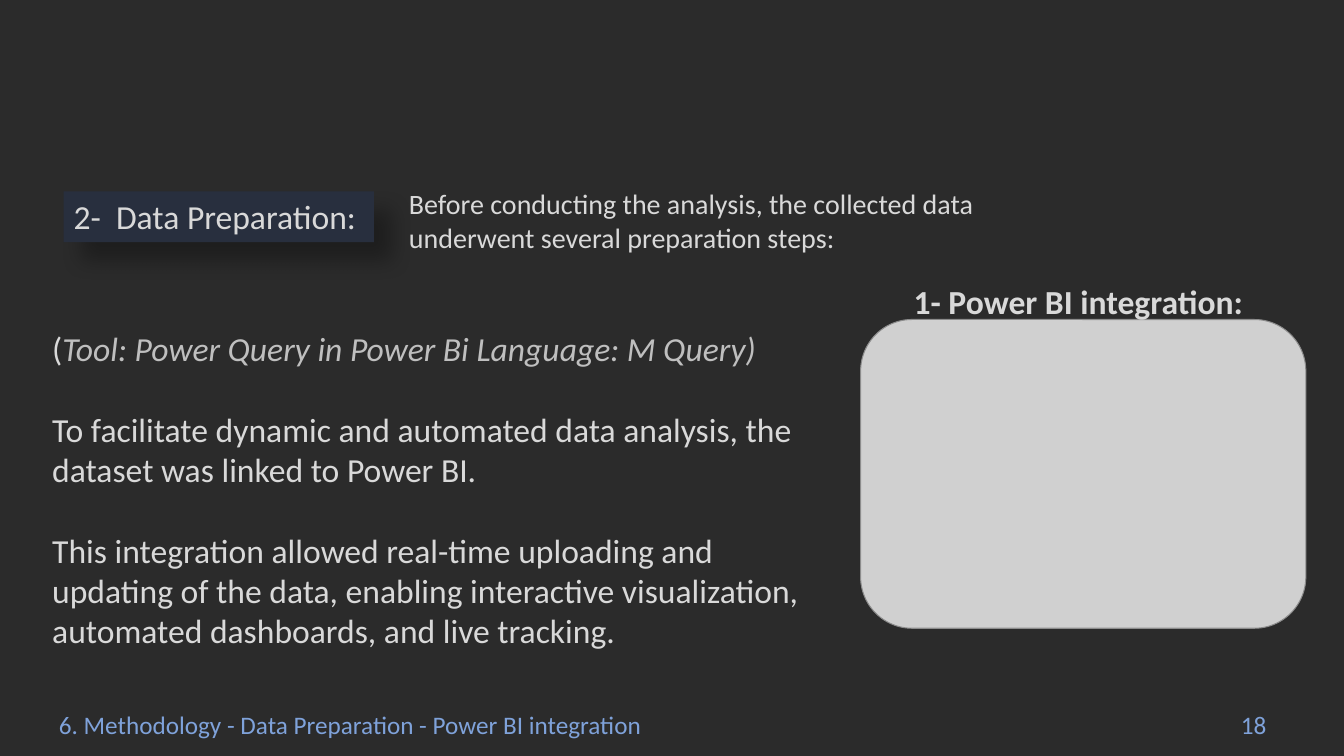
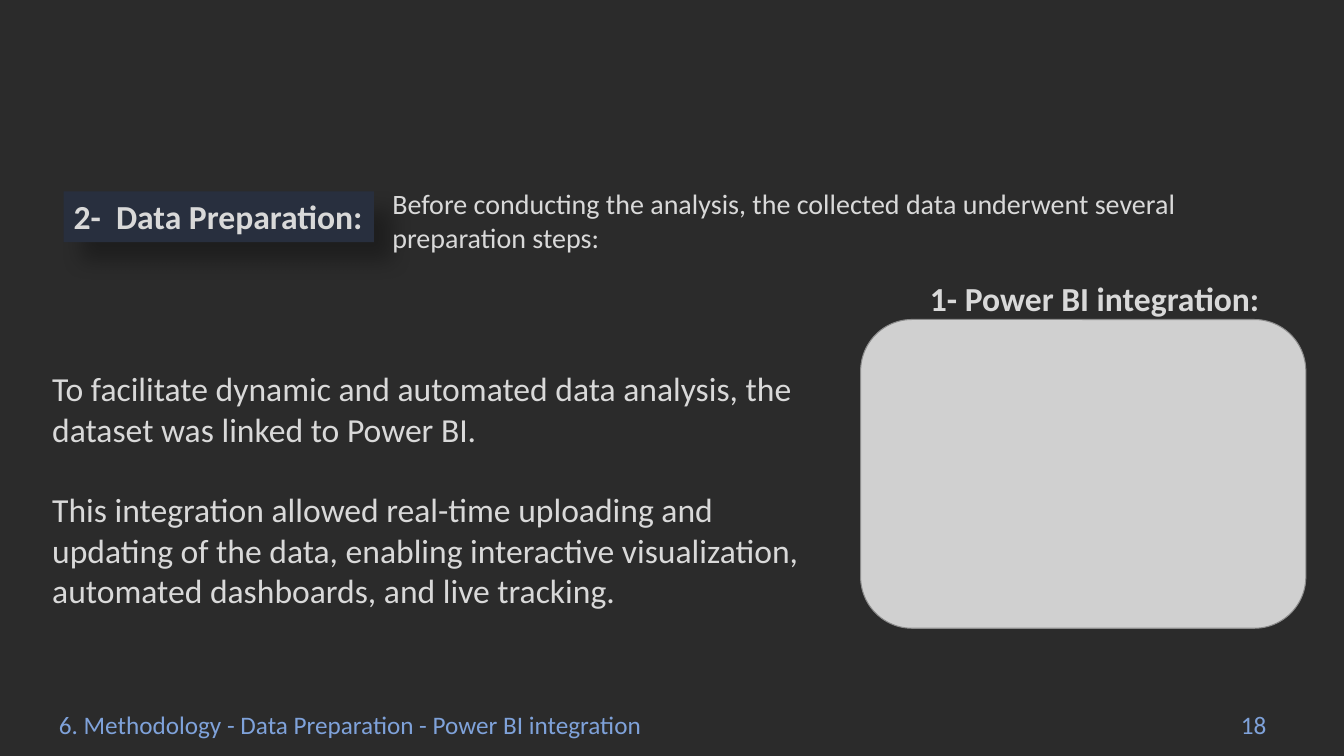
Before and after one commit to Abdelrahmen-Elashry/Mental-Health-Analysis, a slide deck: slide 18 of Statsphere.pptx. Drawn at 1344x756 pixels with LibreOffice and Linux fonts; fonts in the diff are those of the drawing; grey boxes stand for pictures; background and template pictures are left out; a plain dark background stands for a picture behind light text. Boxes give left, top, right and bottom in pixels: in the first picture for what was removed or moved away, otherwise in the second. Text is boxed around its words. In the diff, an @@ line names an element or a change of style, - is before the commit and + after.

```diff
--- a/Statsphere.pptx
+++ b/Statsphere.pptx
@@ rectangle "2- Data Preparation:" at (64,192,374,242): bold on @@
@@ text "Before conducting the analysis, the ..." rewrapped from (409,194,973,253) to (392,194,1175,253) @@
@@ text "1- Power BI integration:": place and size @@
-text "1- Power BI integration:" at (914,290,1242,322)
+text "1- Power BI integration:" at (930,287,1259,317)
@@ text at (52,337,756,367): paragraph removed @@
-(Tool: Power Query in Power Bi Language: M Query)
```
Also in this commit, not shown: 14 other slides changed, 3 slides added.
